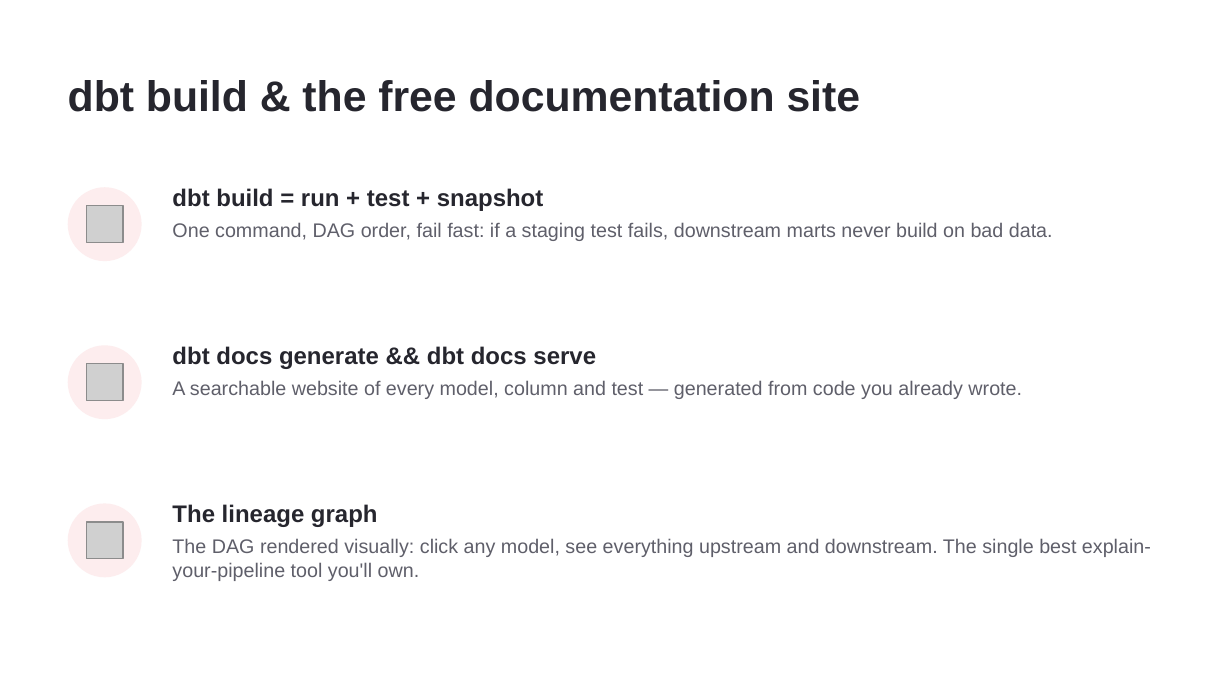
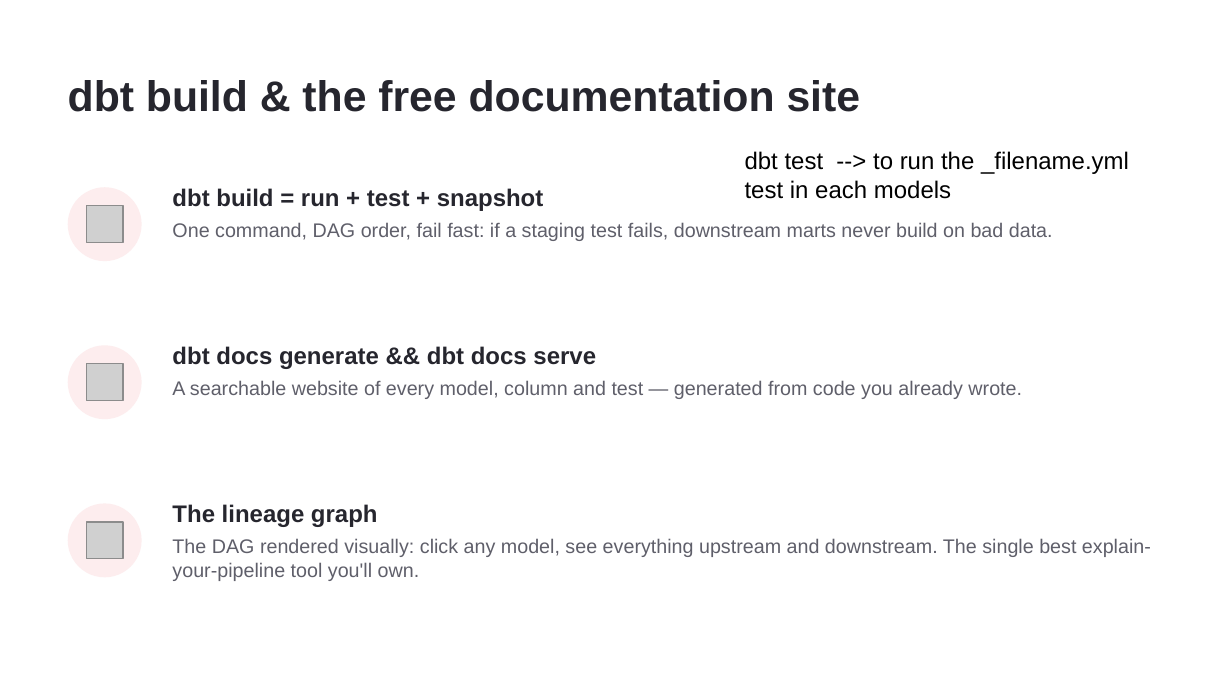
Before and after one commit to shahil04/ds_materials, a slide deck: slide 42 of data engineer project/zomato-ai-data-engineering-end-to-end-project-main/zomato-ai-data-engineering-curriculum.pptx (slide 37 before the commit). Drawn at 1232x693 pixels with LibreOffice and Linux fonts; fonts in the diff are those of the drawing; grey boxes stand for pictures. Boxes give left, top, right and bottom in pixels: in the first picture for what was removed or moved away, otherwise in the second. Text is boxed around its words. In the diff, an @@ line names an element or a change of style, - is before the commit and + after.

```diff
--- a/data engineer project/zomato-ai-data-engineering-end-to-end-project-main/zomato-ai-data-engineering-curriculum.pptx
+++ b/data engineer project/zomato-ai-data-engineering-end-to-end-project-main/zomato-ai-data-engineering-curriculum.pptx
@@ text added at (x1=745, y1=151, x2=1129, y2=199), 14 pt, text #000000 @@
+dbt test --> to run the _filename.yml test in each models
```
Also in this commit, not shown: 2 other slides changed, 8 slides added, 9 other files.
